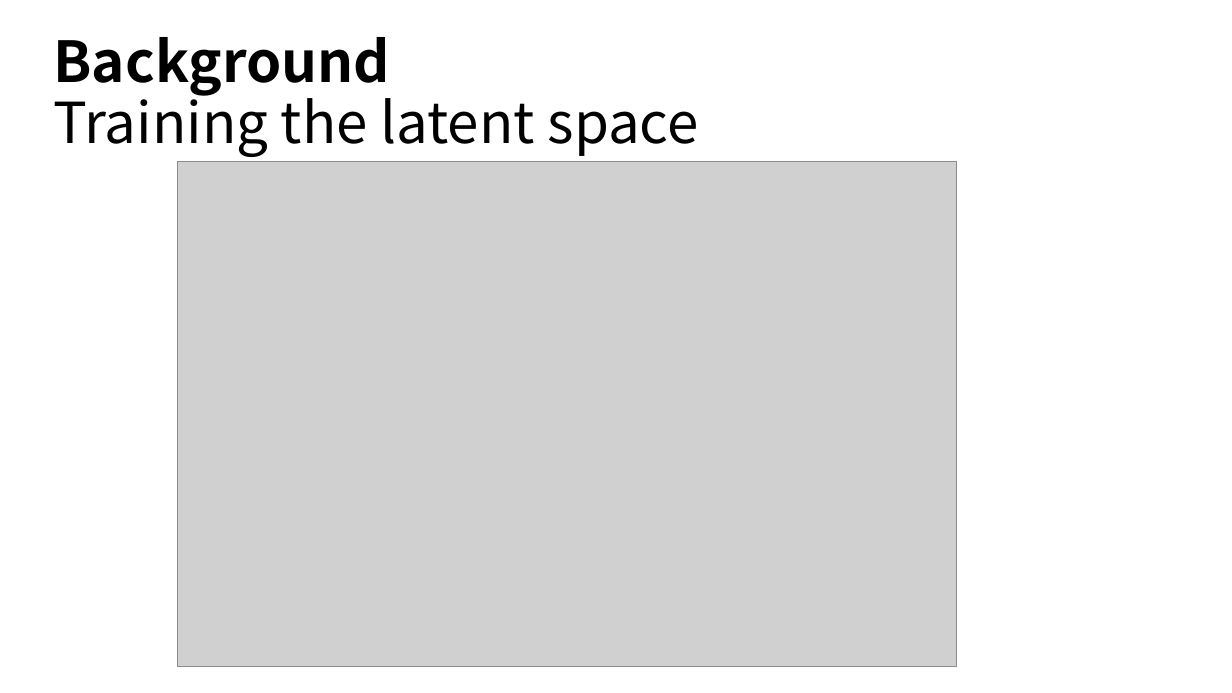
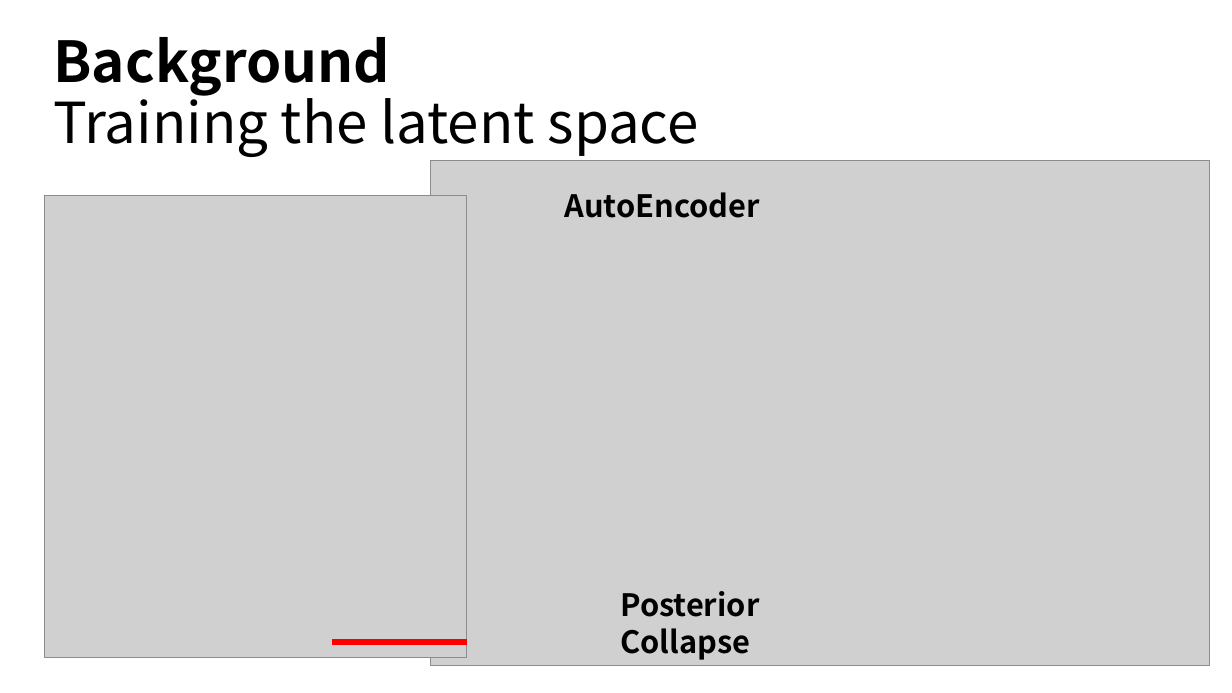
Before and after one commit to fxnnxc/text_summarization, a slide deck: slide 8 of Deep Transformers with Latent Depth.pptx (slide 7 before the commit). Drawn at 1232x693 pixels with LibreOffice and Linux fonts; fonts in the diff are those of the drawing; grey boxes stand for pictures. Boxes give left, top, right and bottom in pixels: in the first picture for what was removed or moved away, otherwise in the second. Text is boxed around its words. In the diff, an @@ line names an element or a change of style, - is before the commit and + after.

```diff
--- a/Deep Transformers with Latent Depth.pptx
+++ b/Deep Transformers with Latent Depth.pptx
@@ picture: place and size @@
-picture at bbox=[177, 162, 957, 667]
+picture at bbox=[431, 160, 1210, 665]
@@ picture added at bbox=[44, 196, 467, 658] @@
@@ text added at bbox=[564, 192, 759, 218], 24 pt, text #000000, bold @@
+AutoEncoder
@@ text added at bbox=[620, 591, 759, 660], 24 pt, text #000000, bold @@
+Posterior Collapse
@@ line added from (332, 642) to (467, 642), #FF0000 4.5 pt @@
```
Also in this commit, not shown: 7 other slides changed, 6 slides added, 3 slides removed, 2 other files.
